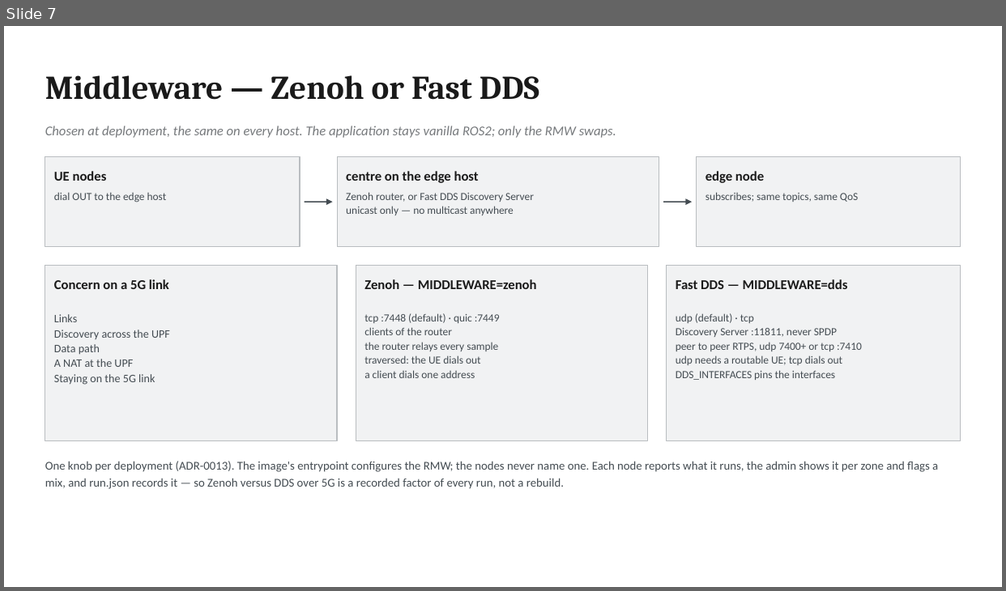
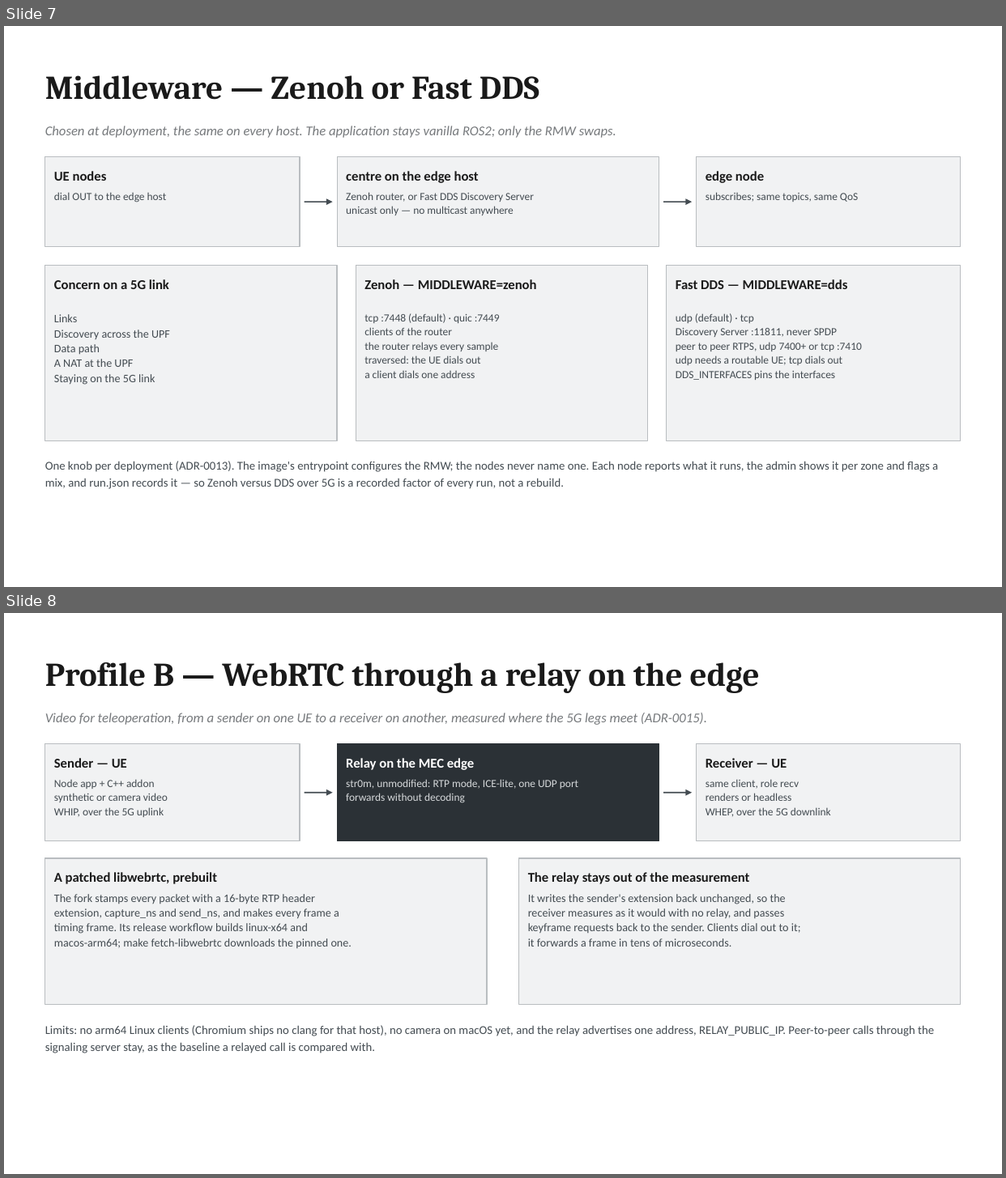
Before and after one commit to morosev/mec-cast, a slide deck: docs/slides/mec-cast-architecture.pptx. Shown one above the other, each under a label of ours: slide 7 before the commit, slides 7 and 8 after it. The pictures are 1006x591 and 1006x1178 pixels, drawn with LibreOffice and Linux fonts; fonts in the diff are those of the drawing. Boxes give left, top, right and bottom in pixels: in the first picture for what was removed or moved away, otherwise in the second. Text is boxed around its words. In the diff, an @@ line names an element or a change of style, - is before the commit and + after.

Commit message:
The diagrams and deck still showed the str0m SFU plan
- The runtime-topology diagram gains the media profile: the relay role
  (compose.relay.yml, usually on the edge host, :8090 tcp and udp) and the
  WebRTC client on a UE, run natively, with their admin, logging and PTP
  links.
- Slides 8-9 described a str0m SFU replacing the patched fork, which
  ADR-0015 did not do. They now show the system as built (sender, relay,
  receiver; the prebuilt fork; why the relay stays out of the
  measurement) and its three measuring points per frame.
- Slide 4 placed logging and the admin on the edge host; they run on
  infra.
- doc-sync: the slide table follows, and changed slides are now looked
  at, rendered through LibreOffice, not only checked geometrically.
  Synced to 0aa6f2f.

```diff
--- a/docs/slides/mec-cast-architecture.pptx
+++ b/docs/slides/mec-cast-architecture.pptx
@@ slide 8 added at [4,613,1002,1174], background #FFFFFF @@
@@ text added at [45,662,760,693], 32 pt, text #1A1A1A, bold @@
+Profile B — WebRTC through a relay on the edge
@@ text added at [45,713,707,725], 13 pt, text #76797C, italic @@
+Video for teleoperation, from a sender on one UE to a receiver on another, measured where the 5G legs meet (ADR-0015).
@@ rectangle added at [45,744,300,841], fill #F1F2F3, outline #B9BDC0 1 pt @@
@@ text added at [54,758,127,768], 13 pt, text #1A1A1A, bold @@
+Sender — UE
@@ rectangle added at [337,744,659,841], fill #2B3136, outline #2B3136 1 pt @@
@@ text added at [346,758,474,770], 13 pt, text #FFFFFF, bold @@
+Relay on the MEC edge
@@ rectangle added at [697,744,961,841], fill #F1F2F3, outline #B9BDC0 1 pt @@
@@ text added at [705,758,786,768], 13 pt, text #1A1A1A, bold @@
+Receiver — UE
@@ text added at [54,779,168,817], 10.5 pt, text #444C52 @@
+Node app + C++ addon
+synthetic or camera video
+WHIP, over the 5G uplink
@@ text added at [346,779,578,803], 10.5 pt, text #D5D8DA @@
+str0m, unmodified: RTP mode, ICE-lite, one UDP port
+forwards without decoding
@@ text added at [705,779,831,817], 10.5 pt, text #444C52 @@
+same client, role recv
+renders or headless
+WHEP, over the 5G downlink
@@ arrow added from (305, 793) to (333, 793), #444C52 1.25 pt @@
@@ arrow added from (663, 793) to (692, 793), #444C52 1.25 pt @@
@@ rectangle added at [45,858,487,1004], fill #F1F2F3, outline #B9BDC0 1 pt @@
@@ text added at [54,872,217,884], 13 pt, text #1A1A1A, bold @@
+A patched libwebrtc, prebuilt
@@ rectangle added at [519,858,961,1004], fill #F1F2F3, outline #B9BDC0 1 pt @@
@@ text added at [528,872,749,884], 13 pt, text #1A1A1A, bold @@
+The relay stays out of the measurement
@@ text added at [54,894,351,948], 11 pt, text #444C52 @@
+The fork stamps every packet with a 16-byte RTP header
+extension, capture_ns and send_ns, and makes every frame a
+timing frame. Its release workflow builds linux-x64 and
+macos-arm64; make fetch-libwebrtc downloads the pinned one.
@@ text added at [528,894,801,947], 11 pt, text #444C52 @@
+It writes the sender's extension back unchanged, so the
+receiver measures as it would with no relay, and passes
+keyframe requests back to the sender. Clients dial out to it;
+it forwards a frame in tens of microseconds.
@@ text added at [45,1025,934,1054], 11.5 pt, text #444C52 @@
+Limits: no arm64 Linux clients (Chromium ships no clang for that host), no camera on macOS yet, and the relay advertises one address, RELAY_PUBLIC_IP. Peer-to-peer calls through the signaling server stay, as the baseline a relayed call is compared with.
```
Also in this commit, not shown: 1 slide changed, 1 other slide added, 2 slides removed, 6 other files.
